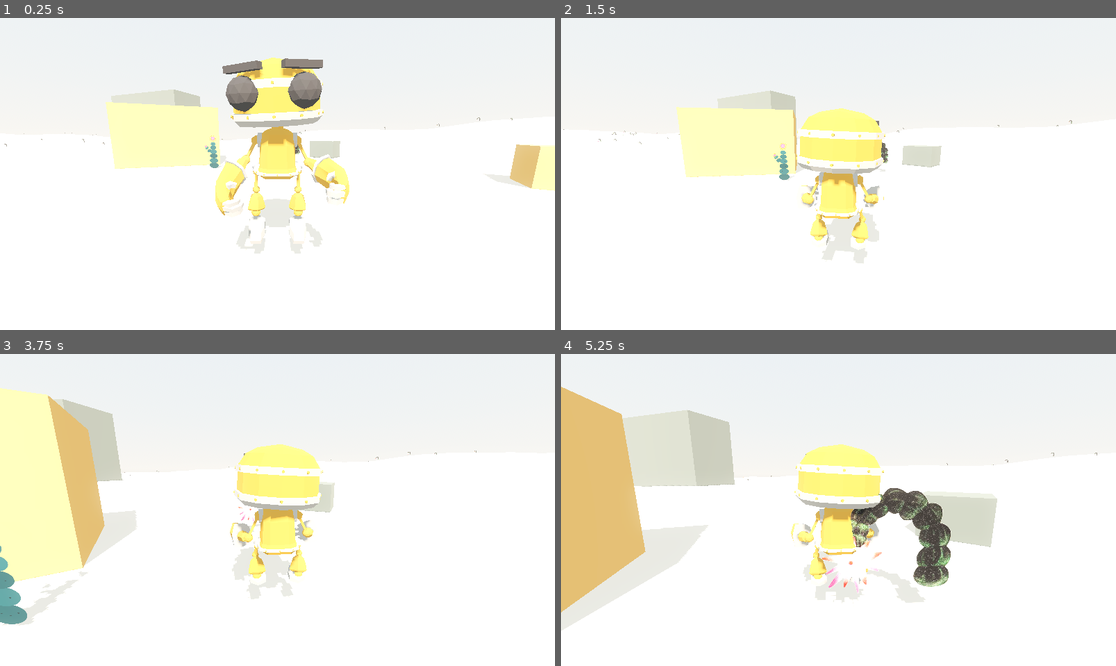
Above: before the commit, frames 1-4 (two rows, left to right).
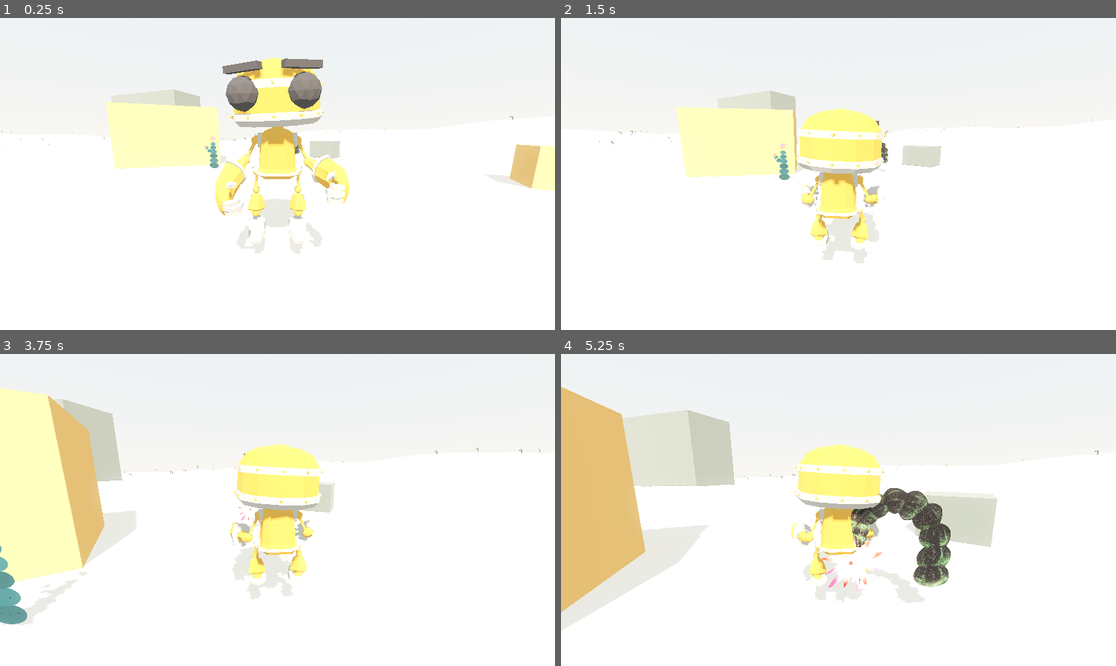
Above: after the commit, the same moments.

Repository: nicco-b/valley
Game: Godot game, scene res://game/world/valley.tscn
The game is run twice, just before and just after one commit, with the same random seed, the same clock (stepped at 60 frames per second) and the same inputs.
Inputs (mouse positions are in pixels of both pictures, inside the frame that each line leads up to):
- Up to frame 1 (0.25 s): no input
- Up to frame 2 (1.5 s): move the mouse to (866, 174) at 0.52 s; hold W (move_forward) from 0.53 s (still down); tap C (sit) at 0.6 s; tap Space (jump) at 0.77 s; move the mouse to (810, 174) at 1.27 s; tap Shift (sprint) at 1.35 s
- Up to frame 3 (3.75 s): keep holding W (move_forward); tap Space (jump) at 1.52, 3.02 s; move the mouse to (288, 503) at 2.02 s; tap C (sit) at 2.1, 3.6 s; move the mouse to (271, 516) at 2.77 s; tap Shift (sprint) at 2.85 s; move the mouse to (316, 513) at 3.52 s
- Up to frame 4 (5.25 s): keep holding W (move_forward); tap Space (jump) at 3.77, 4.52 s; move the mouse to (794, 506) at 4.27 s; tap Shift (sprint) at 4.35 s; move the mouse to (844, 510) at 5.02 s; tap C (sit) at 5.1 s

The runs differ from the first frame. In frame 1, less than 0.1% of the frame differs, in the area x 0-93%, y 31-42%; in frame 2, less than 0.1%, in the area x 0-96%, y 32-41%; in frame 3, less than 0.1%; in frame 4, less than 0.1%.

Commit message:
Flora kit grows to 3 variants with ecological weighting
Barrel-flower shrub (1.8m, common), arching silly tree (3.5m, medium),
tall bulb-palm (4.6m, rare landmark). Scatter buckets instances per
variant into separate MultiMeshes; sizes derive from texture aspect.
Density raised to 10-20 per cell now that variety hides repetition.

Co-Authored-By: Claude Fable 5 <noreply@anthropic.com>

Diff:
--- a/game/world/world_streamer.gd
+++ b/game/world/world_streamer.gd
@@ -16,8 +16,15 @@
 var _content: Dictionary = {}  # Vector2i -> instanced authored scene
 var _pending: Dictionary = {}  # Vector2i -> path in threaded load
 
+# Flora kit: [texture path, height in meters, scatter weight]
+const FLORA := [
+	["res://assets/paintings/silly_tree.png", 3.5, 0.3],
+	["res://assets/paintings/silly_tree_2.png", 1.8, 0.5],
+	["res://assets/paintings/silly_tree_3.png", 4.6, 0.2],
+]
+
 var _ground_material: StandardMaterial3D
-var _flora_mesh: QuadMesh
+var _flora_meshes: Array[QuadMesh] = []
 
 @onready var _player: Node3D = get_tree().get_first_node_in_group("player")
 
@@ -28,18 +35,23 @@
 	_ground_material.albedo_color = Color(0.929, 0.89, 0.82)
 	_ground_material.roughness = 1.0
 
-	# Shared billboard mesh for scattered flora (silly trees).
-	var mat := StandardMaterial3D.new()
-	mat.albedo_texture = load("res://assets/paintings/silly_tree.png")
-	mat.transparency = BaseMaterial3D.TRANSPARENCY_ALPHA_SCISSOR
-	mat.alpha_scissor_threshold = 0.5
-	mat.billboard_mode = BaseMaterial3D.BILLBOARD_FIXED_Y
-	mat.billboard_keep_scale = true
-	mat.roughness = 1.0
-	_flora_mesh = QuadMesh.new()
-	_flora_mesh.size = Vector2(2.8, 3.5)
-	_flora_mesh.center_offset = Vector3(0, 1.75, 0)
-	_flora_mesh.material = mat
+	# Shared billboard meshes, one per flora kit entry.
+	for f in FLORA:
+		var tex: Texture2D = load(f[0])
+		var mat := StandardMaterial3D.new()
+		mat.albedo_texture = tex
+		mat.transparency = BaseMaterial3D.TRANSPARENCY_ALPHA_SCISSOR
+		mat.alpha_scissor_threshold = 0.5
+		mat.billboard_mode = BaseMaterial3D.BILLBOARD_FIXED_Y
+		mat.billboard_keep_scale = true
+		mat.roughness = 1.0
+		var h: float = f[1]
+		var w: float = h * float(tex.get_width()) / float(tex.get_height())
+		var mesh := QuadMesh.new()
+		mesh.size = Vector2(w, h)
+		mesh.center_offset = Vector3(0, h * 0.5, 0)
+		mesh.material = mat
+		_flora_meshes.append(mesh)
 
 	# Synchronous first fill: the ground must exist before the first physics frame.
 	_update_cells(true)
@@ -147,10 +159,14 @@
 	# Deterministic flora scatter: same cell -> same trees, forever.
 	var rng := RandomNumberGenerator.new()
 	rng.seed = hash(c)
-	var transforms: Array[Transform3D] = []
-	for i in rng.randi_range(8, 16):
+	var buckets: Array = []
+	for f in FLORA:
+		buckets.append([] as Array[Transform3D])
+	for i in rng.randi_range(10, 20):
 		var lx := rng.randf() * CELL_SIZE
 		var lz := rng.randf() * CELL_SIZE
+		var variant := _pick_flora(rng.randf())
+		var s := rng.randf_range(0.75, 1.15)
 		var wx := origin.x + lx
 		var wz := origin.z + lz
 		var clear := false
@@ -160,21 +176,30 @@
 				break
 		if clear:
 			continue
-		var s := rng.randf_range(0.5, 1.0)
-		var xf := Transform3D(Basis.IDENTITY.scaled(Vector3(s, s, s)),
-				Vector3(lx, Terrain.height(wx, wz), lz))
-		transforms.append(xf)
-	if transforms.is_empty():
-		return
-	var mm := MultiMesh.new()
-	mm.transform_format = MultiMesh.TRANSFORM_3D
-	mm.mesh = _flora_mesh
-	mm.instance_count = transforms.size()
-	for i in transforms.size():
-		mm.set_instance_transform(i, transforms[i])
-	var mmi := MultiMeshInstance3D.new()
-	mmi.multimesh = mm
-	parent.add_child(mmi)
+		buckets[variant].append(Transform3D(Basis.IDENTITY.scaled(Vector3(s, s, s)),
+				Vector3(lx, Terrain.height(wx, wz), lz)))
+	for v in FLORA.size():
+		var transforms: Array[Transform3D] = buckets[v]
+		if transforms.is_empty():
+			continue
+		var mm := MultiMesh.new()
+		mm.transform_format = MultiMesh.TRANSFORM_3D
+		mm.mesh = _flora_meshes[v]
+		mm.instance_count = transforms.size()
+		for i in transforms.size():
+			mm.set_instance_transform(i, transforms[i])
+		var mmi := MultiMeshInstance3D.new()
+		mmi.multimesh = mm
+		parent.add_child(mmi)
+
+
+func _pick_flora(roll: float) -> int:
+	var acc := 0.0
+	for v in FLORA.size():
+		acc += FLORA[v][2]
+		if roll <= acc:
+			return v
+	return FLORA.size() - 1
 
 
 func _add_content(c: Vector2i, scene: PackedScene) -> void:
Binary file added: assets/paintings/silly_tree_2.png
Not shown, added: assets/paintings/silly_tree_2.png.import
Binary file added: assets/paintings/silly_tree_3.png
Not shown, added: assets/paintings/silly_tree_3.png.import
